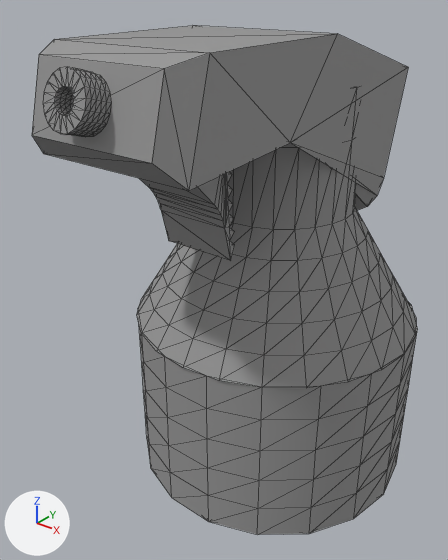
Before and after pictures for a commit that changed the COLLADA model objects/SulfurIodineThalliumObject.DAE.
Camera for both pictures: a camera (50 mm lens) standing at (0.224, -0.333, 0.211) and looking at (-0.008, -0.042, 0.03). The axes (+X, +Y, +Z) are drawn at lower left. The lights are the same throughout. Mesh edges are drawn as thin lines. Where no turn or scale is listed for an object, it has been applied to the vertices.

Names of what the first picture shows: 'Node'.
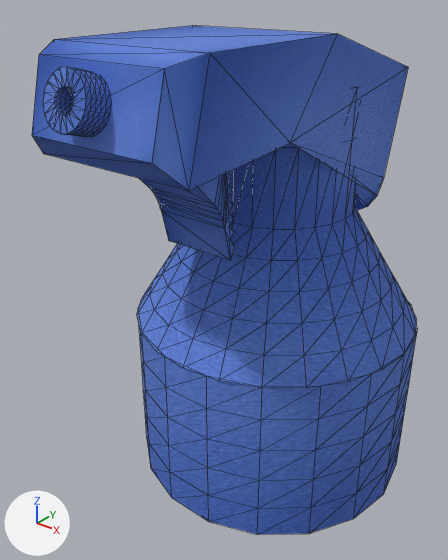
Boxes (x1, y1, x2, y2) around the edits, measured in the pictures (448 x 560 px):
'Node', recoloured (grey to blue)
    both: (32, 26, 418, 535)

Edits to the bpy script that builds the scene:
```text
Add img_0_plasticbluet_jpg:
    img_0_plasticbluet_jpg = load_image('0_plasticBlueT.jpg', 'images/0_plasticBlueT.jpg', 259, 194, 'sRGB')
Add mat_material__2:
    mat_material__2 = principled_material('Material__2')
    mat_material__2.texture = img_0_plasticbluet_jpg
    mat_material__2.roughness = 0.9
Change me_cone001:
    where me_cone001.from_pydata(...)  # 590 vertices, 1126 faces; spans x -0.311..-0.111, y 0.064..0.334, z -0.196..0.114
    remove me_cone001.materials.append(mat_1___default)  # grey #969696
    add me_cone001.materials.append(mat_material__2)  # picture img_0_plasticbluet_jpg
```
